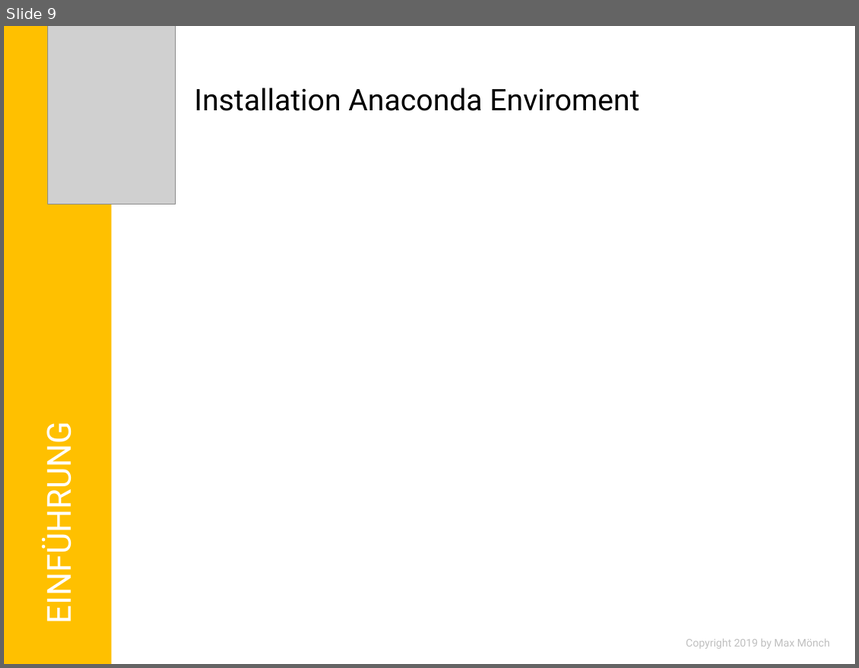
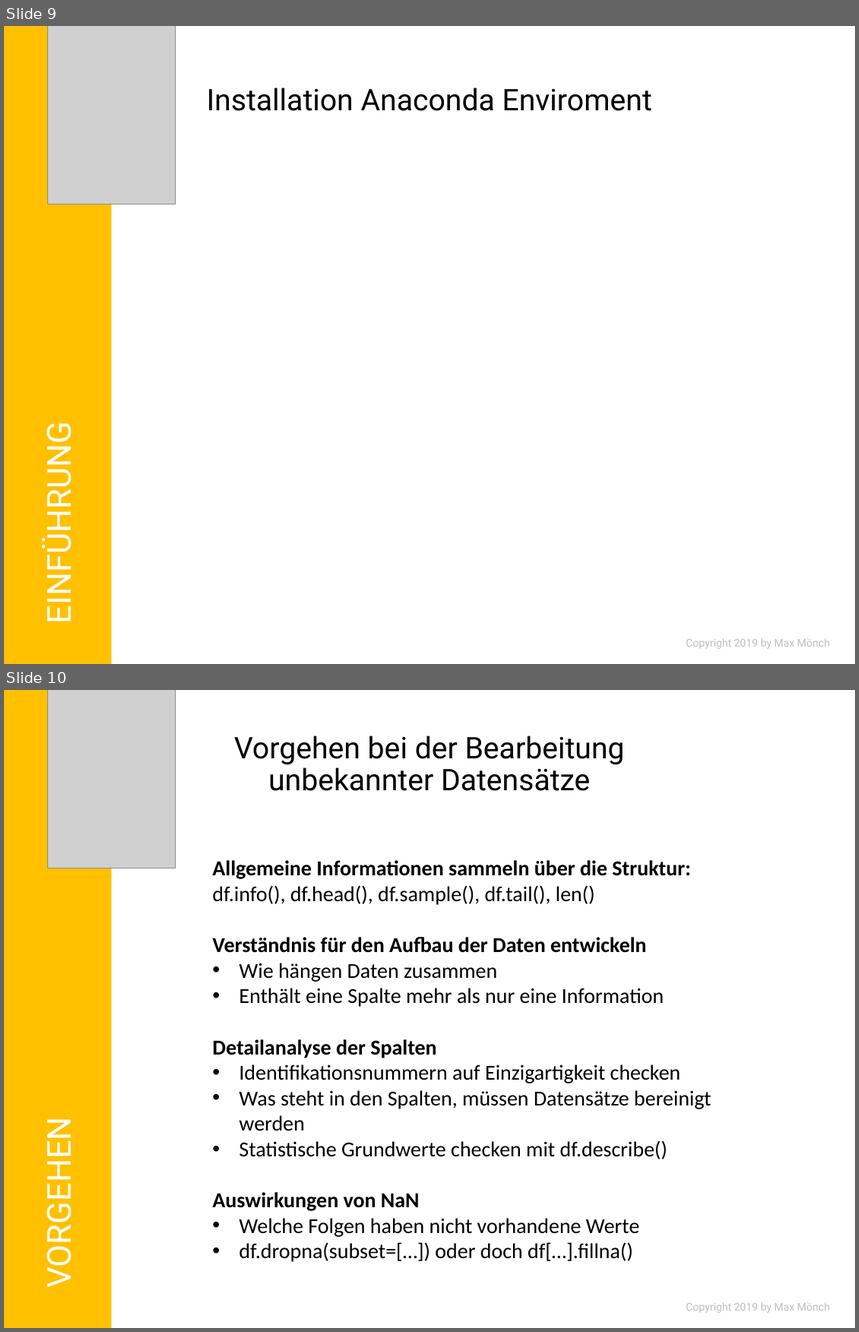
Before and after one commit to MonksterFX/pandas-basic, a slide deck: praesentation/pandas-basic.pptx. Shown one above the other, each under a label of ours: slide 9 before the commit, slides 9 and 10 after it. The pictures are 859x668 and 859x1332 pixels, drawn with LibreOffice and Linux fonts; fonts in the diff are those of the drawing; grey boxes stand for pictures; background and template pictures are left out. Boxes give left, top, right and bottom in pixels: in the first picture for what was removed or moved away, otherwise in the second. Text is boxed around its words. In the diff, an @@ line names an element or a change of style, - is before the commit and + after.

```diff
--- a/praesentation/pandas-basic.pptx
+++ b/praesentation/pandas-basic.pptx
@@ slide 10 added at [4,690,855,1328], background #FFFFFF @@
@@ rectangle added at [4,690,111,1328], fill #FFC000 @@
@@ picture added at [48,690,176,869] @@
@@ title added at [234,736,625,791], 25.2 pt, text #000000 @@
+Vorgehen bei der Bearbeitung unbekannter Datensätze
@@ text added at [212,860,712,1262], 18 pt, text #000000 @@
+Allgemeine Informationen sammeln über die Struktur:
+df.info(), df.head(), df.sample(), df.tail(), len()
+Verständnis für den Aufbau der Daten entwickeln
+• Wie hängen Daten zusammen
+• Enthält eine Spalte mehr als nur eine Information
+Detailanalyse der Spalten
+• Identifikationsnummern auf Einzigartigkeit checken
+• Was steht in den Spalten, müssen Datensätze bereinigt werden
+• Statistische Grundwerte checken mit df.describe()
+Auswirkungen von NaN
+• Welche Folgen haben nicht vorhandene Werte
+• df.dropna(subset=[…]) oder doch df[…].fillna()
@@ text added at [36,1134,79,1283], 28 pt, text #FFFFFF @@
+VORGEHEN
@@ text added at [686,1303,830,1313], 9 pt, text #BFBFBF @@
+Copyright 2019 by Max Mönch
@@ slide 9 changed as well @@
@@ title "Installation Anaconda Enviroment" at [207,88,652,111]: alignment left to centre @@
```
Also in this commit, not shown: 5 other slides changed, 3 other slides added, 3 slides removed, 8 other files.
